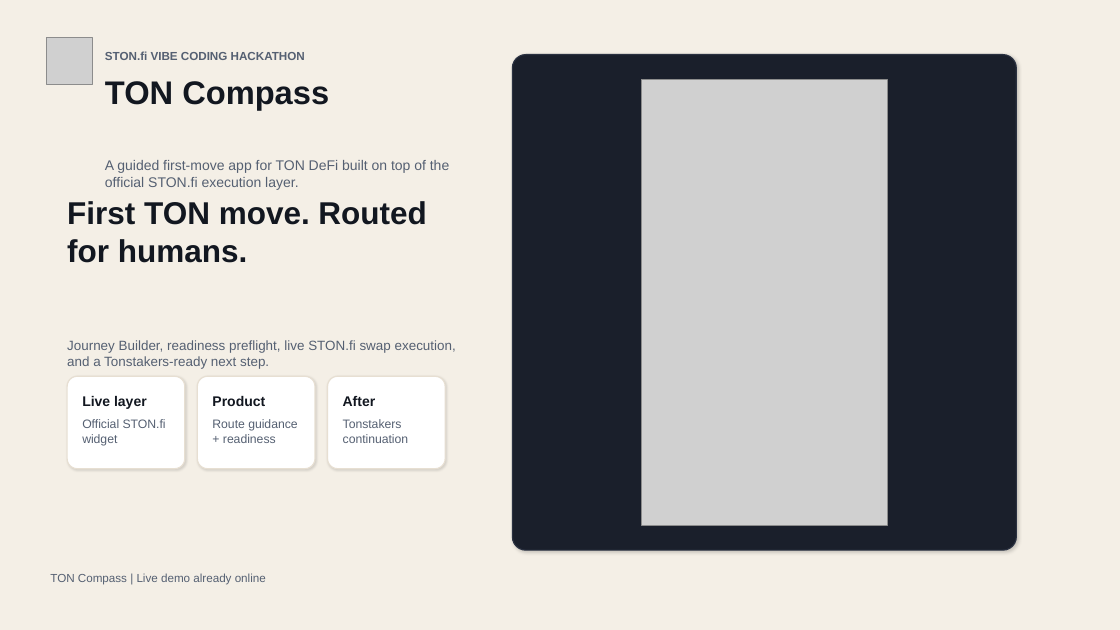
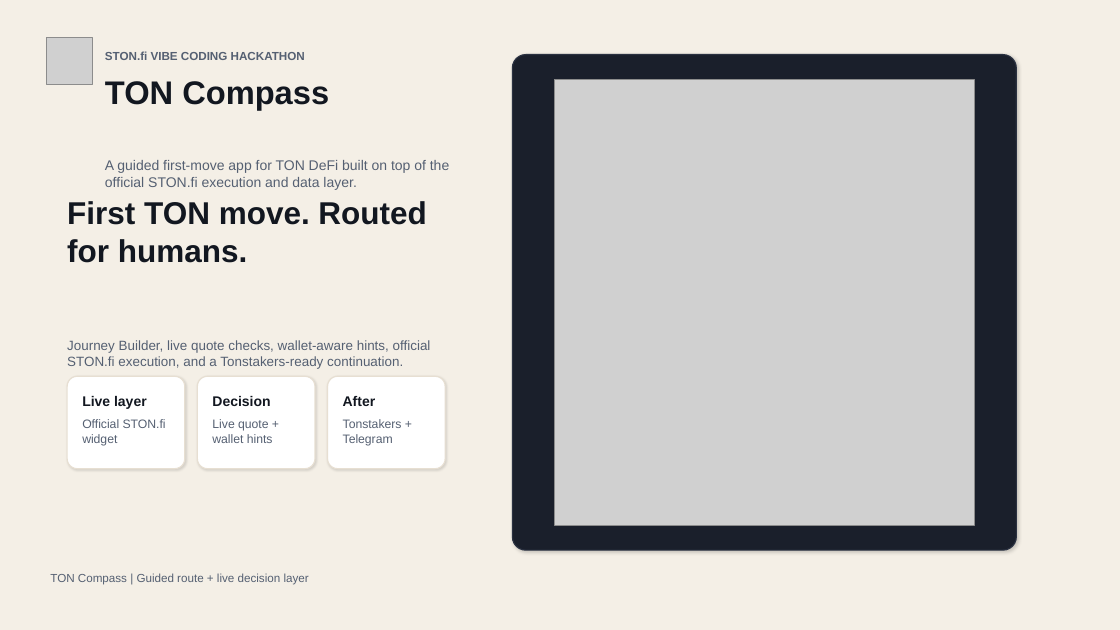
Before and after one commit to ryuriymega/stonfi-hackathon, a slide deck: slide 1 of submission/TON_Compass_Demo_Deck.pptx. Drawn at 1120x630 pixels with LibreOffice and Linux fonts; fonts in the diff are those of the drawing; grey boxes stand for pictures. Boxes give left, top, right and bottom in pixels: in the first picture for what was removed or moved away, otherwise in the second. Text is boxed around its words. In the diff, an @@ line names an element or a change of style, - is before the commit and + after.

Commit message:
Refresh demo script and submission deck

```diff
--- a/submission/TON_Compass_Demo_Deck.pptx
+++ b/submission/TON_Compass_Demo_Deck.pptx
@@ picture: place and size @@
-picture at bbox=[641, 80, 888, 525]
+picture at bbox=[555, 80, 974, 525]
@@ text at bbox=[105, 160, 449, 190]: text changed @@
-A guided first-move app for TON DeFi built on top of the official STON.fi execution layer.
+A guided first-move app for TON DeFi built on top of the official STON.fi execution and data layer.
@@ text at bbox=[67, 340, 431, 369]: text changed @@
-Journey Builder, readiness preflight, live STON.fi swap execution, and a Tonstakers-ready next step.
+Journey Builder, live quote checks, wallet-aware hints, official STON.fi execution, and a Tonstakers-ready continuation.
@@ text at bbox=[212, 396, 270, 406]: text changed @@
-Product
+Decision
@@ text at bbox=[212, 419, 273, 443]: text changed @@
-Route guidance + readiness
+Live quote + wallet hints
@@ text at bbox=[343, 419, 402, 446]: text changed @@
-Tonstakers continuation
+Tonstakers + Telegram
@@ text at bbox=[50, 573, 309, 585]: text changed @@
-TON Compass | Live demo already online
+TON Compass | Guided route + live decision layer
```
Also in this commit, not shown: 3 other slides changed, 4 other files.
